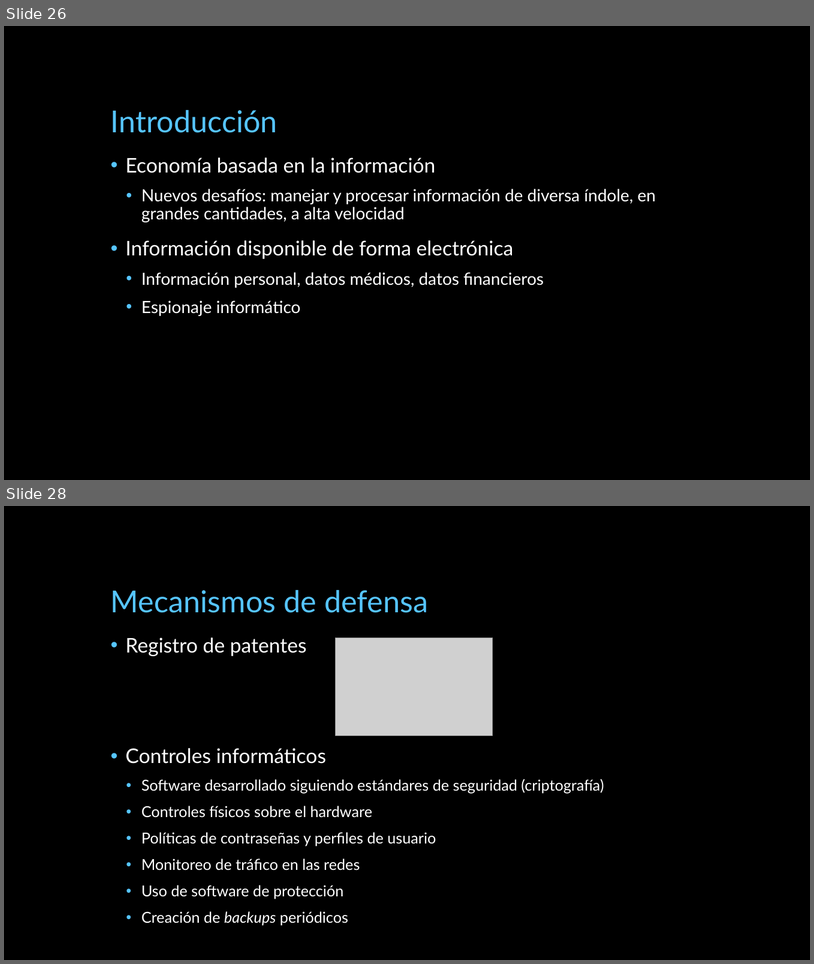
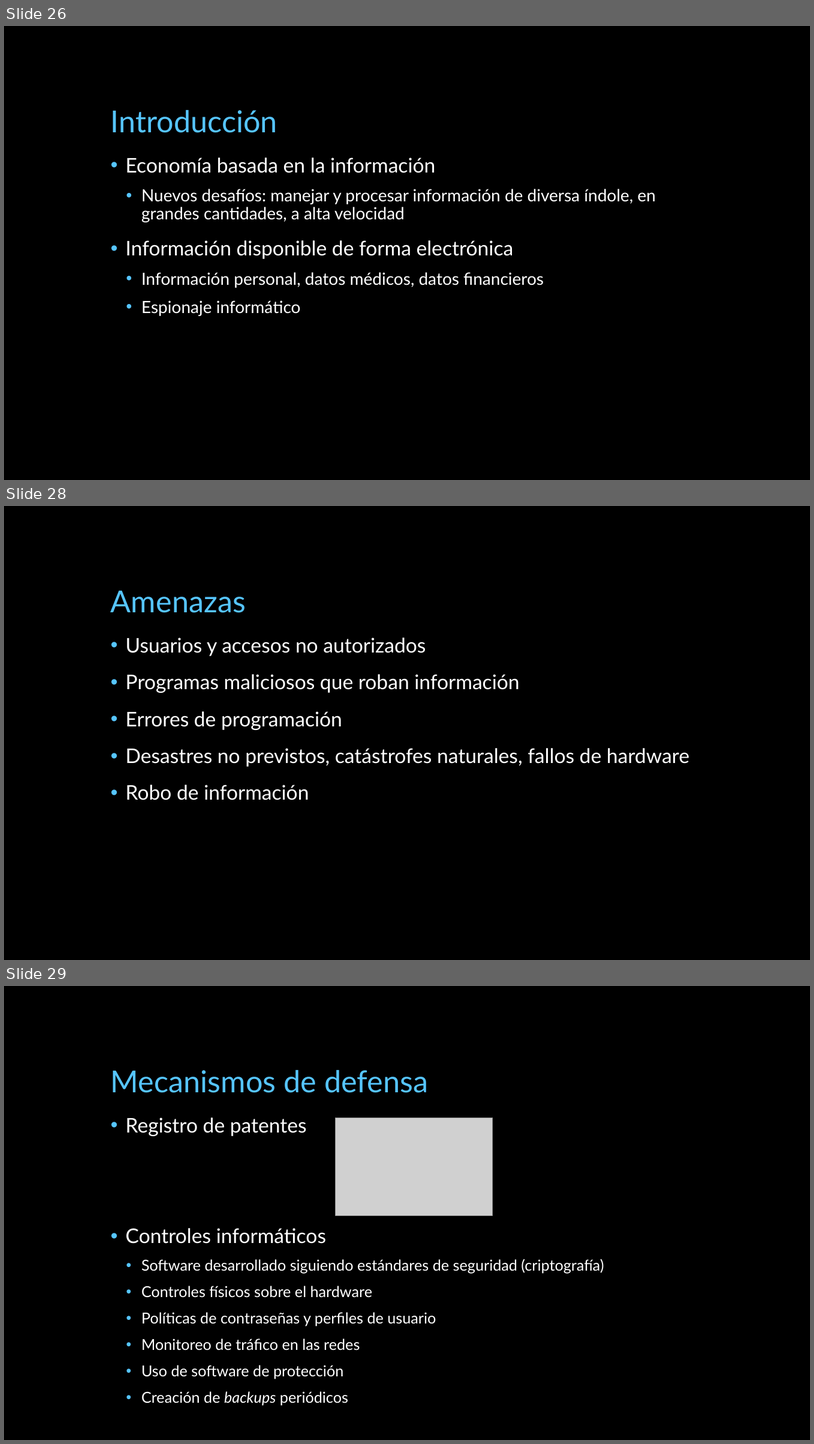
Before and after one commit to miparnisari/implantaciondesistemas, a slide deck: Presentacion/Fuga de Información.pptx. Shown one above the other, each under a label of ours: slides 26 and 28 before the commit, slides 26, 28 and 29 after it; the slides between them are not shown. The pictures are 814x964 and 814x1444 pixels, drawn with LibreOffice and Linux fonts; fonts in the diff are those of the drawing; grey boxes stand for pictures; background and template pictures are left out. Boxes give left, top, right and bottom in pixels: in the first picture for what was removed or moved away, otherwise in the second. Text is boxed around its words. In the diff, an @@ line names an element or a change of style, - is before the commit and + after.

Commit message:
agrego diapositiva sobre amenazas del siglo XXI

```diff
--- a/Presentacion/Fuga de Información.pptx
+++ b/Presentacion/Fuga de Información.pptx
@@ slide 28 added at box(4, 506, 810, 960), background picture (left out) @@
@@ title added at box(111, 591, 246, 613), 36 pt, text #56C5FF @@
+Amenazas
@@ text added at box(126, 637, 690, 800), 24 pt, text #FFFFFF @@
+• Usuarios y accesos no autorizados
+• Programas maliciosos que roban información
+• Errores de programación
+• Desastres no previstos, catástrofes naturales, fallos de hardware
+• Robo de información
@@ what was slide 28 is now slide 29 @@
```
Also in this commit, not shown: 2 slides changed.
